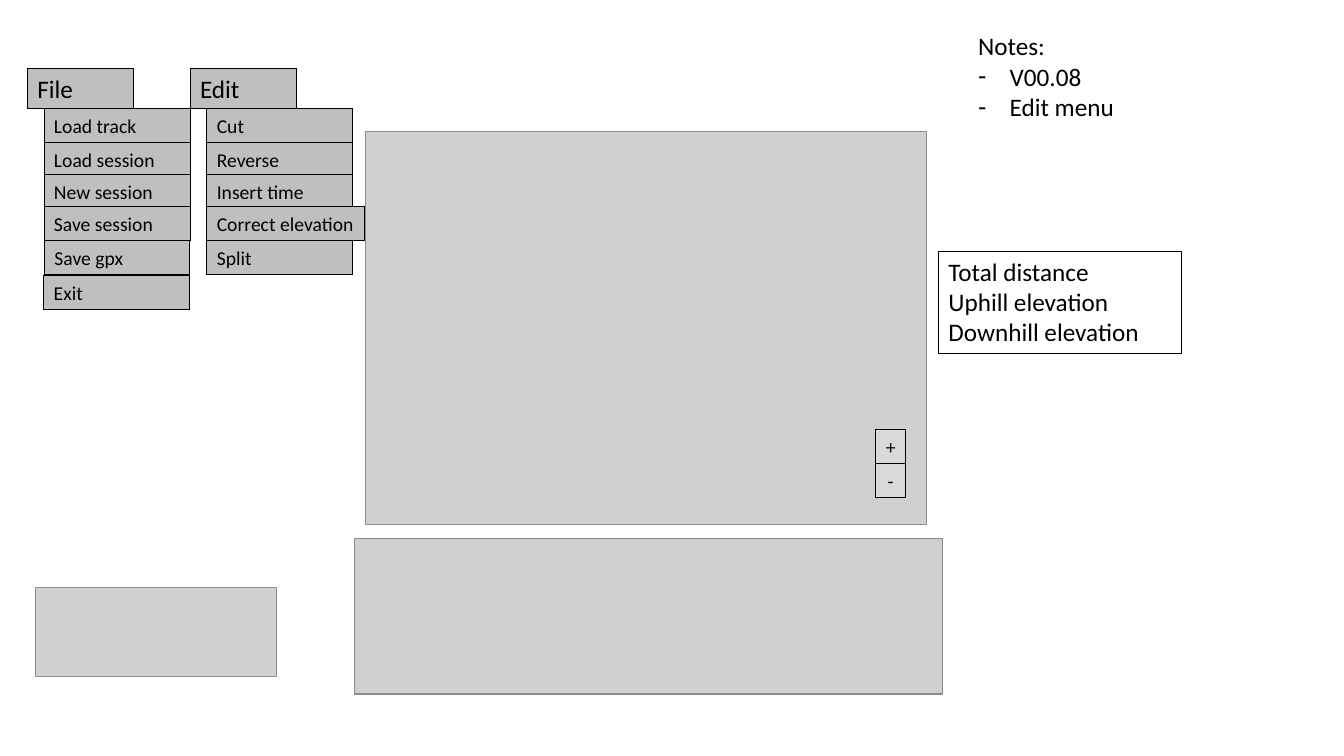
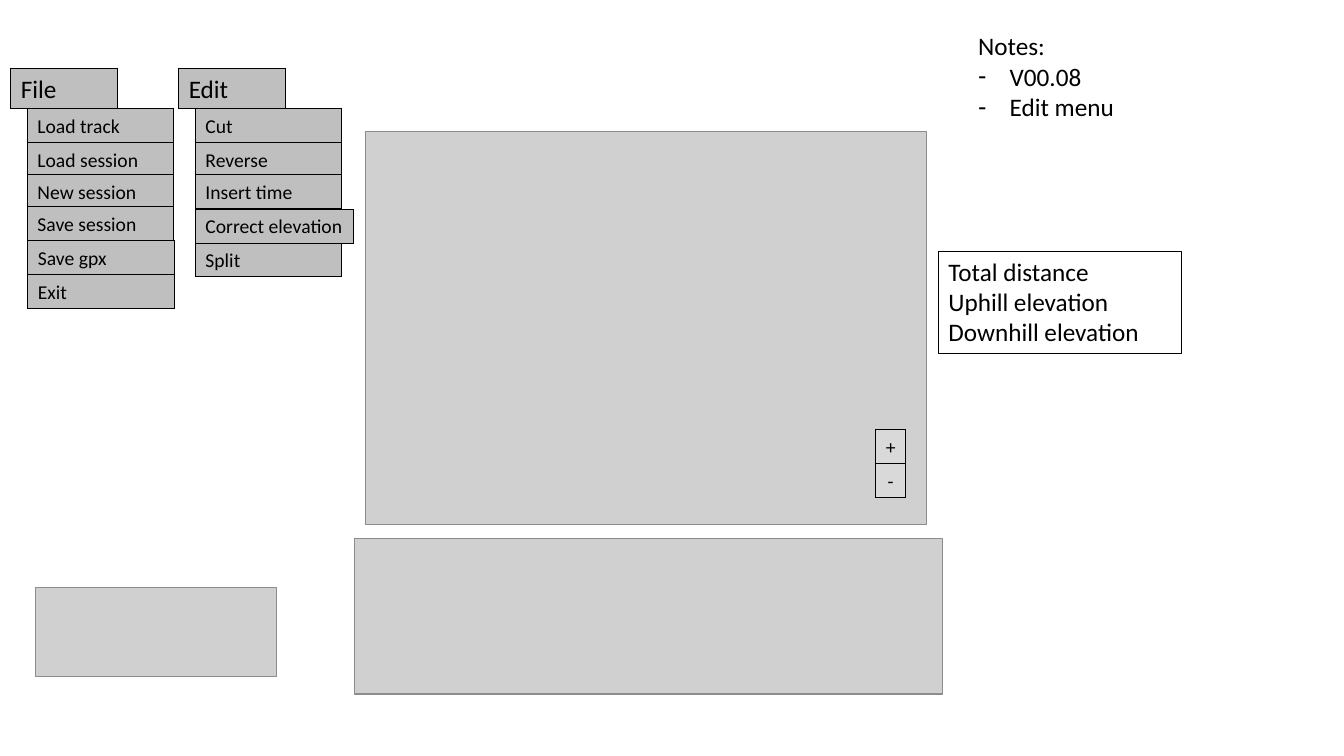
Before and after one commit to TrackEditor/TrackEditor, a slide deck: slide 9 of gui_design.pptx. Drawn at 1344x756 pixels with LibreOffice and Linux fonts; fonts in the diff are those of the drawing; grey boxes stand for pictures. Boxes give left, top, right and bottom in pixels: in the first picture for what was removed or moved away, otherwise in the second. Text is boxed around its words. In the diff, an @@ line names an element or a change of style, - is before the commit and + after.

```diff
--- a/gui_design.pptx
+++ b/gui_design.pptx
@@ 7 rectangles: place and size @@
-7 rectangles at <box>27,69,191,310</box>
+7 rectangles at <box>11,69,174,310</box>
@@ 6 rectangles: place and size @@
-6 rectangles at <box>191,69,365,275</box>
+6 rectangles at <box>179,69,354,277</box>
```
Also in this commit, not shown: 1 other slide changed, 3 other files.
